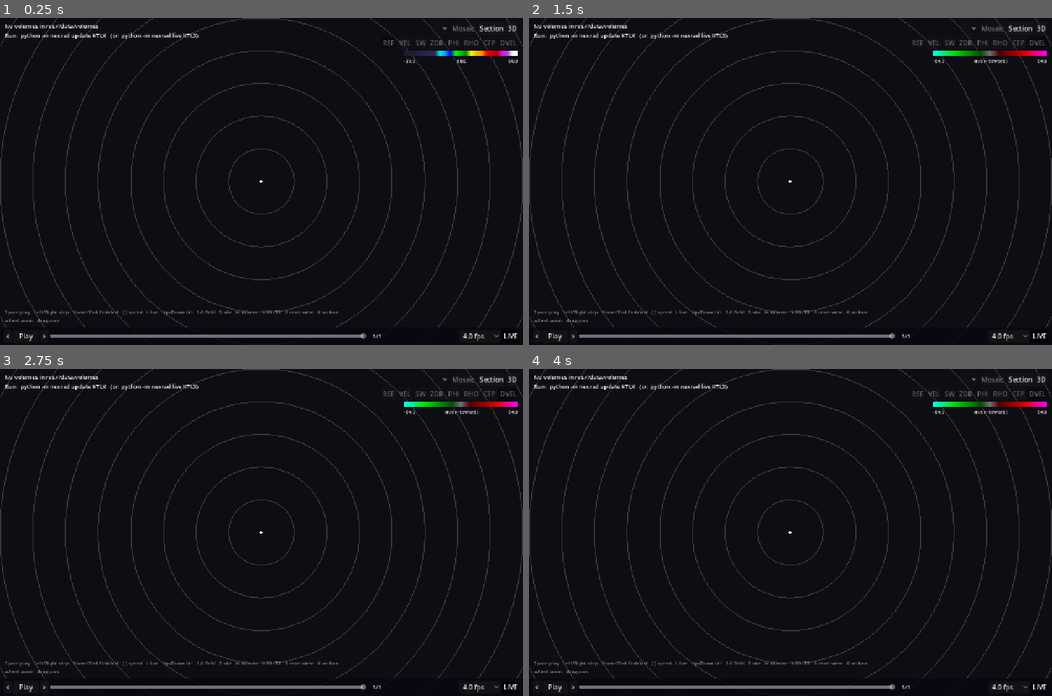
Above: before the commit, frames 1-4 (two rows, left to right).
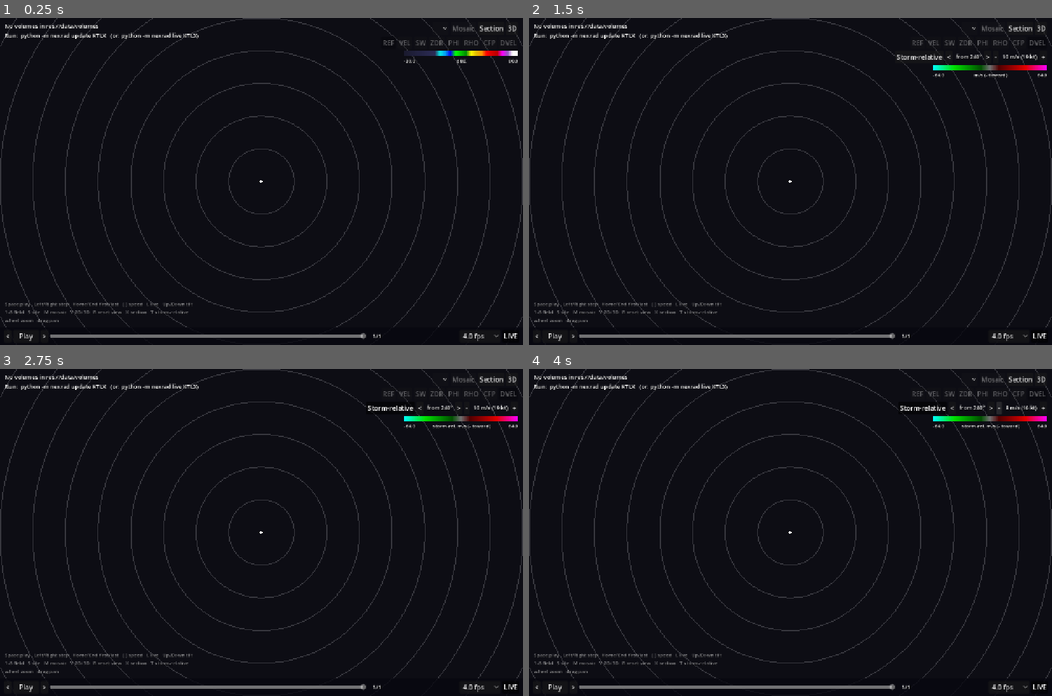
Above: after the commit, the same moments.

Repository: computerdane/droplet
Game: Godot game, scene res://scenes/main.tscn
The game is run twice, just before and just after one commit, with the same random seed, the same clock (stepped at 60 frames per second) and the same inputs.
Inputs (mouse positions are in pixels of both pictures, inside the frame that each line leads up to):
- Up to frame 1 (0.25 s): no input
- Up to frame 2 (1.5 s): click "VEL" at 0.5 s; click "DVEL" at 1.25 s
- Up to frame 3 (2.75 s): click (392, 408) at 2 s, where only the run after the commit has a clickable "Storm-relative"
- Up to frame 4 (4 s): click (994, 408) at 2.75 s, where only the run after the commit has a clickable "-"; click (999, 408) at 3.5 s, where only the run after the commit has a clickable "-"

The runs differ from the first frame. In frame 1, 0.5% of the frame differs, in the area x 1-65%, y 87-91%; in frame 2, 1.5%; in frame 3, 1.5%, in the area x 1-99%, y 10-91%; in frame 4, 1.5%.

Commit message:
Storm-relative velocity in all views
shaders/storm.gdshaderinc subtracts the radial component of a storm motion
(m/s east/north in the radar's frame, times cos(elevation)) from valid gates.
The ppi, cone and section shaders include it, and a zero vector changes
nothing. main.gd sets the vector only for VEL/DVEL with storm-relative on,
toggled with T, the HUD row (from-direction +-10 deg, speed +-1 m/s) or
srm=from_deg,speed. Mosaic neighbours get it rotated into their own frame.
The 3D |v| threshold applies to the storm-relative values.

Co-Authored-By: Claude Opus 5.5 <noreply@anthropic.com>

Diff:
--- a/scripts/cone_set.gd
+++ b/scripts/cone_set.gd
@@ -13,6 +13,7 @@
 
 static var _mesh: ArrayMesh
 
+var storm_motion := Vector2.ZERO  # m/s east, north in this radar's frame; zero = off
 var _cones: Array[MeshInstance3D] = []
 
 
@@ -65,6 +66,7 @@
 		mat.set_shader_parameter("threshold_abs", threshold_abs)
 		mat.set_shader_parameter("other_sites", others)
 		mat.set_shader_parameter("n_other_sites", others.size())
+		mat.set_shader_parameter("storm_motion", storm_motion)
 	set_exaggeration(exaggeration)
 
 
--- a/scripts/hud.gd
+++ b/scripts/hud.gd
@@ -13,6 +13,8 @@
 signal view_toggled
 signal mosaic_toggled
 signal section_toggled
+signal srm_toggled
+signal srm_changed(d_from_deg: float, d_speed: float)
 signal field_selected(field_name: String)
 
 const SPEEDS := [1.0, 2.0, 4.0, 8.0, 15.0]
@@ -28,6 +30,10 @@
 var section_button: Button
 var section: SectionView
 var field_buttons: Dictionary = {}  # name -> Button
+var srm_row: HBoxContainer
+var srm_button: Button
+var srm_dir_label: Label
+var srm_speed_label: Label
 var legend_tex: TextureRect
 var legend_lo: Label
 var legend_hi: Label
@@ -108,6 +114,8 @@
 		fields.add_child(b)
 		field_buttons[fname] = b
 
+	_build_srm_row(box)
+
 	legend_tex = TextureRect.new()
 	legend_tex.custom_minimum_size = Vector2(LEGEND_WIDTH, 12)
 	legend_tex.expand_mode = TextureRect.EXPAND_IGNORE_SIZE
@@ -128,6 +136,32 @@
 	labels.add_child(legend_hi)
 
 
+## Storm-relative motion controls, shown for velocity fields: storm moving from a
+## direction (meteorological convention) at a speed.
+func _build_srm_row(box: VBoxContainer) -> void:
+	srm_row = _hbox()
+	srm_row.alignment = BoxContainer.ALIGNMENT_END
+	box.add_child(srm_row)
+	srm_button = _button("Storm-relative", "Subtract the storm motion from velocity (T)")
+	srm_button.toggle_mode = true
+	srm_button.pressed.connect(srm_toggled.emit)
+	srm_row.add_child(srm_button)
+	srm_row.add_child(_srm_step("<", "Storm motion from 10 degrees further left", -10.0, 0.0))
+	srm_dir_label = _label(13)
+	srm_row.add_child(srm_dir_label)
+	srm_row.add_child(_srm_step(">", "Storm motion from 10 degrees further right", 10.0, 0.0))
+	srm_row.add_child(_srm_step("-", "Storm slower by 1 m/s", 0.0, -1.0))
+	srm_speed_label = _label(13)
+	srm_row.add_child(srm_speed_label)
+	srm_row.add_child(_srm_step("+", "Storm faster by 1 m/s", 0.0, 1.0))
+
+
+func _srm_step(text: String, tip: String, d_from_deg: float, d_speed: float) -> Button:
+	var b := _button(text, tip)
+	b.pressed.connect(func() -> void: srm_changed.emit(d_from_deg, d_speed))
+	return b
+
+
 func _build_bottom_bar() -> void:
 	var panel := PanelContainer.new()
 	panel.set_anchors_preset(Control.PRESET_BOTTOM_WIDE)
@@ -223,11 +257,18 @@
 	mosaic_button.disabled = not available and not on
 
 
+func set_srm(available: bool, on: bool, from_deg: float, speed_ms: float) -> void:
+	srm_row.visible = available
+	srm_button.set_pressed_no_signal(on)
+	srm_dir_label.text = " from %03d° " % int(from_deg)
+	srm_speed_label.text = " %d m/s (%d kt) " % [int(speed_ms), roundi(speed_ms * 1.94384)]
+
+
 func set_view_3d(on: bool) -> void:
 	view_button.text = "2D" if on else "3D"
 
 
-func set_field(field_name: String, available: Array) -> void:
+func set_field(field_name: String, available: Array, storm_relative := false) -> void:
 	for n in field_buttons:
 		var b: Button = field_buttons[n]
 		b.set_pressed_no_signal(n == field_name)
@@ -237,6 +278,8 @@
 	legend_lo.text = str(rng[0])
 	legend_hi.text = str(rng[1])
 	legend_unit.text = Colormaps.unit_of(field_name)
+	if storm_relative:
+		legend_unit.text = "storm-rel. " + legend_unit.text
 
 
 ## `frame` and `count` describe the position within the current sequence.
--- a/scripts/main.gd
+++ b/scripts/main.gd
@@ -12,6 +12,7 @@
 ## live=0|1 play=0|1 fps=8 zoom=2 pan=-15,5 (2D centre, km east,north) view=2d|3d yaw=30
 ## pitch=25 dist=400 exag=4 isolate=0|1|2 threshold=20 mosaic=0|1 prefetch=0|1
 ## section=ax,ay,bx,by (cross-section A -> B, km east,north of the radar)
+## srm=240,10 (storm-relative velocity, storm moving from 240 degrees at 10 m/s)
 ##
 ## Upcoming loop frames (and their mosaic neighbours) are read in the background, see
 ## _preload_ahead() and VolumeCache.
@@ -24,6 +25,7 @@
 const LOOP_DWELL_SEC := 1.0  # extra pause on the last frame of the loop
 const MOSAIC_MAX_SKEW_SEC := 10 * 60
 const MOSAIC_MAX_KM := 900.0
+const VELOCITY_FIELDS := ["VEL", "DVEL"]
 ## Share of the cache budget that loop frames ahead of the playhead may fill.
 const PRELOAD_BUDGET_FRACTION := 0.8
 const FIELD_KEYS := {
@@ -37,8 +39,8 @@
 	KEY_8: "DVEL",
 }
 const HINT_COMMON := (
-	"Space play   Left/Right step   Home/End first/last   [ ] speed   L live   "
-	+ "Up/Down tilt   1-8 field   S site   M mosaic   V 2D/3D   R reset view   X section\n"
+	"Space play   Left/Right step   Home/End first/last   [ ] speed   L live   Up/Down tilt\n"
+	+ "1-8 field   S site   M mosaic   V 2D/3D   R reset view   X section   T storm-relative\n"
 )
 const HINT_2D := "wheel zoom   drag pan"
 const HINT_SECTION := "wheel zoom   left drag: section A to B   right drag pan"
@@ -63,6 +65,9 @@
 var mosaic := false
 var prefetch := true  # read upcoming loop frames in the background
 var section_on := false  # cross-section mode: line in the 2D view, panel in the HUD
+var srm_on := false  # storm-relative velocity
+var storm_from_deg := 240.0  # meteorological: direction the storm moves from
+var storm_speed := 10.0  # m/s
 var _neighbors: Array = []  # mosaic entries, see _find_neighbors()
 var _others := PackedVector2Array()  # neighbours in the selected site's frame
 var _site_lonlat := Vector2.INF  # site the views' basemaps are centred on
@@ -95,6 +100,12 @@
 		view_2d.cam.position = Vector2(p[0], -p[1])
 	_apply_3d_options(opts)
 	mosaic = opts.get("mosaic", "0") == "1"
+	if opts.has("srm"):
+		var m: PackedFloat64Array = opts["srm"].split_floats(",")
+		if m.size() == 2:
+			storm_from_deg = m[0]
+			storm_speed = m[1]
+			srm_on = true
 	if opts.has("section"):
 		var s: PackedFloat64Array = opts["section"].split_floats(",")
 		if s.size() == 4:
@@ -131,6 +142,8 @@
 	hud.view_toggled.connect(func() -> void: _set_view_3d(not view_is_3d))
 	hud.mosaic_toggled.connect(_toggle_mosaic)
 	hud.section_toggled.connect(func() -> void: _set_section_on(not section_on))
+	hud.srm_toggled.connect(_toggle_srm)
+	hud.srm_changed.connect(_adjust_storm)
 
 
 func _apply_3d_options(opts: Dictionary) -> void:
@@ -208,6 +221,27 @@
 func _toggle_mosaic() -> void:
 	mosaic = not mosaic
 	_refresh()
+
+
+func _toggle_srm() -> void:
+	srm_on = not srm_on
+	_refresh()
+
+
+func _adjust_storm(d_from_deg: float, d_speed: float) -> void:
+	storm_from_deg = fposmod(storm_from_deg + d_from_deg, 360.0)
+	storm_speed = clampf(storm_speed + d_speed, 0.0, 60.0)
+	srm_on = true
+	_refresh()
+
+
+## Storm motion (m/s, +x east, +y north) to subtract, or zero when storm-relative display
+## is off or the field is not a velocity.
+func _storm_vector() -> Vector2:
+	if not (srm_on and VELOCITY_FIELDS.has(field_name)):
+		return Vector2.ZERO
+	var heading := deg_to_rad(storm_from_deg + 180.0)  # direction it moves towards
+	return Vector2(sin(heading), cos(heading)) * storm_speed
 
 
 func _set_field(f: String) -> void:
@@ -312,6 +346,10 @@
 	for n in _neighbors:
 		on_screen.append((n["volume"] as RadarVolume).path)
 	cache.pin(on_screen)
+	var storm := _storm_vector()
+	view_2d.storm_motion = storm
+	view_3d.storm_motion = storm
+	hud.section.storm_motion = storm
 	if view_is_3d:
 		view_3d.show_volume(volume, field_name, target_elev, _neighbors, _others)
 	else:
@@ -323,7 +361,8 @@
 			for f in volume.fields_of(i):
 				if not available.has(f):
 					available.append(f)
-	hud.set_field(field_name, available)
+	hud.set_field(field_name, available, storm != Vector2.ZERO)
+	hud.set_srm(VELOCITY_FIELDS.has(field_name), srm_on, storm_from_deg, storm_speed)
 	_update_section()
 	_update_info()
 	_update_playback()
@@ -483,6 +522,10 @@
 		)
 	else:
 		lines.append("zoom %.2f px/km   cache %d MB" % [view_2d.zoom(), cache_mb])
+	if _storm_vector() != Vector2.ZERO:
+		lines.append(
+			"storm-relative: storm from %03d° at %d m/s" % [int(storm_from_deg), int(storm_speed)]
+		)
 	if mosaic:
 		lines.append("mosaic: " + _mosaic_summary())
 	hud.set_info("\n".join(lines))
@@ -541,6 +584,8 @@
 			_set_view_3d(not view_is_3d)
 		KEY_X:
 			_set_section_on(not section_on)
+		KEY_T:
+			_toggle_srm()
 		KEY_I:
 			view_3d.isolate = ((view_3d.isolate + 1) % ConeSet.Isolate.size()) as ConeSet.Isolate
 			_refresh()
--- a/scripts/ppi_view.gd
+++ b/scripts/ppi_view.gd
@@ -24,6 +24,7 @@
 const BASEMAP_CULL_KM := 6000.0
 const SECTION_COLOR := Color(1, 1, 1, 0.95)
 
+var storm_motion := Vector2.ZERO  # m/s east, north; zero = ground-relative (see main.gd)
 var section_mode := false
 var has_section := false
 var section_a := Vector2.ZERO  # km, +x east, +y south (world = radar-local frame)
@@ -128,7 +129,7 @@
 	neighbors: Array = [],
 	others := PackedVector2Array()
 ) -> void:
-	_apply_sweep(ppi, vol, i, field_name, others)
+	_apply_sweep(ppi, vol, i, field_name, others, storm_motion)
 	while _neighbor_rects.size() < neighbors.size():
 		var holder := Node2D.new()
 		neighbors_root.add_child(holder)
@@ -151,11 +152,17 @@
 		holder.position = Vector2(off.x, -off.y)
 		holder.rotation = n["rotation"]
 		holder.visible = true
-		_apply_sweep(rect, n["volume"], n["sweep"], field_name, n["others"])
+		var storm := storm_motion.rotated(n["rotation"])  # into the neighbour's frame
+		_apply_sweep(rect, n["volume"], n["sweep"], field_name, n["others"], storm)
 
 
 static func _apply_sweep(
-	rect: ColorRect, vol: RadarVolume, i: int, field_name: String, others: PackedVector2Array
+	rect: ColorRect,
+	vol: RadarVolume,
+	i: int,
+	field_name: String,
+	others: PackedVector2Array,
+	storm: Vector2
 ) -> void:
 	if vol == null or i < 0:
 		rect.visible = false
@@ -172,6 +179,8 @@
 	mat.set_shader_parameter("first_gate_km", float(f["first_gate_m"]) / 1000.0)
 	mat.set_shader_parameter("gate_spacing_km", float(f["gate_spacing_m"]) / 1000.0)
 	mat.set_shader_parameter("n_gates", int(f["n_gates"]))
+	mat.set_shader_parameter("elevation_deg", vol.elevation(i))
+	mat.set_shader_parameter("storm_motion", storm)
 	mat.set_shader_parameter("half_size", rect.size.x / 2.0)
 	rect.visible = true
 
--- a/scripts/section_view.gd
+++ b/scripts/section_view.gd
@@ -23,6 +23,7 @@
 const TEXT := Color(1, 1, 1, 0.8)
 const BEAM_LINE := Color(1, 1, 1, 0.18)
 
+var storm_motion := Vector2.ZERO  # m/s east, north; zero = ground-relative
 var _plot: Control
 var _overlay: Control
 var _rects: Array[ColorRect] = []
@@ -114,6 +115,7 @@
 		mat.set_shader_parameter("a_km", a)
 		mat.set_shader_parameter("b_km", b)
 		mat.set_shader_parameter("h_max_km", H_MAX_KM)
+		mat.set_shader_parameter("storm_motion", storm_motion)
 	_mode_button.text = "Interpolated" if _interpolate else "Beams only"
 	_title = "Section A-B  %.0f km   %s   (km)" % [a.distance_to(b), field_name]
 	if vol == null or tilts.is_empty():
--- a/scripts/volume_view_3d.gd
+++ b/scripts/volume_view_3d.gd
@@ -30,6 +30,7 @@
 	"DVEL": [10.0, true],
 }
 
+var storm_motion := Vector2.ZERO  # m/s east, north in the selected site's frame; zero = off
 var exaggeration := DEFAULT_EXAGGERATION
 var isolate := ConeSet.Isolate.ALL
 var thresholds: Dictionary = {}  # field -> float; overrides DEFAULT_THRESHOLDS
@@ -90,6 +91,7 @@
 ) -> void:
 	var thr := threshold_of(field_name)
 	var abs_mode := threshold_is_abs(field_name)
+	cones.storm_motion = storm_motion
 	cones.show_volume(vol, field_name, sel_elev, isolate, thr, abs_mode, exaggeration, others)
 	while _neighbors.size() < neighbors.size():
 		var cs := ConeSet.new()
@@ -104,6 +106,7 @@
 		var off: Vector2 = n["offset_km"]
 		cs.position = Vector3(off.x, 0, -off.y)
 		cs.rotation = Vector3(0, -float(n["rotation"]), 0)
+		cs.storm_motion = storm_motion.rotated(n["rotation"])
 		cs.show_volume(
 			n["volume"], field_name, sel_elev, isolate, thr, abs_mode, exaggeration, n["others"]
 		)
--- a/shaders/cone.gdshader
+++ b/shaders/cone.gdshader
@@ -5,6 +5,8 @@
 // directly. World units are km: +x east, -z north, +y up (height scaled by exaggeration).
 shader_type spatial;
 render_mode unshaded, cull_disabled;
+
+#include "res://shaders/storm.gdshaderinc"
 
 uniform sampler2D sweep : filter_nearest, repeat_enable;
 uniform sampler2D colormap : source_color, filter_linear, repeat_disable;
@@ -48,7 +50,7 @@
 			discard;
 		}
 	}
-	float v = texture(sweep, UV).r;
+	float v = storm_relative(texture(sweep, UV).r, UV.y * 360.0, elevation_deg);
 	if (v < -1500.0) {
 		if (!show_range_folded) {
 			discard;
--- a/shaders/ppi.gdshader
+++ b/shaders/ppi.gdshader
@@ -2,6 +2,8 @@
 // World units are kilometres; the quad spans [-half_size, half_size] on both axes,
 // +x east, -y north (screen y points down).
 shader_type canvas_item;
+
+#include "res://shaders/storm.gdshaderinc"
 
 uniform sampler2D sweep : filter_nearest, repeat_enable;   // R = value, width gates, height az bins
 uniform sampler2D colormap : filter_linear, repeat_disable;
@@ -9,6 +11,7 @@
 uniform float first_gate_km = 2.125;  // range to centre of gate 0
 uniform float gate_spacing_km = 0.25;
 uniform int n_gates = 1832;
+uniform float elevation_deg = 0.5;  // for storm-relative velocity
 uniform float cmap_min = -30.0;
 uniform float cmap_max = 80.0;
 uniform float missing_below = -900.0; // sentinel threshold: MISSING = -1000, RANGE_FOLDED = -2000
@@ -36,7 +39,7 @@
 		discard;
 	}
 	vec2 uv = vec2((gate + 0.5) / float(n_gates), az / 360.0);
-	float v = texture(sweep, uv).r;
+	float v = storm_relative(texture(sweep, uv).r, az, elevation_deg);
 	if (v < -1500.0) {
 		if (show_range_folded) {
 			COLOR = range_folded_color;
--- a/shaders/section.gdshader
+++ b/shaders/section.gdshader
@@ -8,6 +8,8 @@
 // beam (half a beamwidth) reaches the pixel.
 // A and B are in the radar's local frame: km, +x east, +y south (as ppi.gdshader).
 shader_type canvas_item;
+
+#include "res://shaders/storm.gdshaderinc"
 
 uniform sampler2D sweep_a : filter_nearest, repeat_enable;
 uniform sampler2D sweep_b : filter_nearest, repeat_enable;
@@ -56,10 +58,10 @@
 	float az = degrees(atan(p.x, -p.y));
 	float u = (az < 0.0 ? az + 360.0 : az) / 360.0;
 
-	float va = sample_tilt(sweep_a, geom_a, r, u);
+	float va = storm_relative(sample_tilt(sweep_a, geom_a, r, u), u * 360.0, geom_a.x);
 	float v = va;
 	if (blend) {
-		float vb = sample_tilt(sweep_b, geom_b, r, u);
+		float vb = storm_relative(sample_tilt(sweep_b, geom_b, r, u), u * 360.0, geom_b.x);
 		bool ok_a = va > -900.0;
 		bool ok_b = vb > -900.0;
 		float t = (elev - geom_a.x) / (geom_b.x - geom_a.x);
Not shown, added: shaders/storm.gdshaderinc
Not shown, added: shaders/storm.gdshaderinc.uid
Not shown, changed: CLAUDE.md
